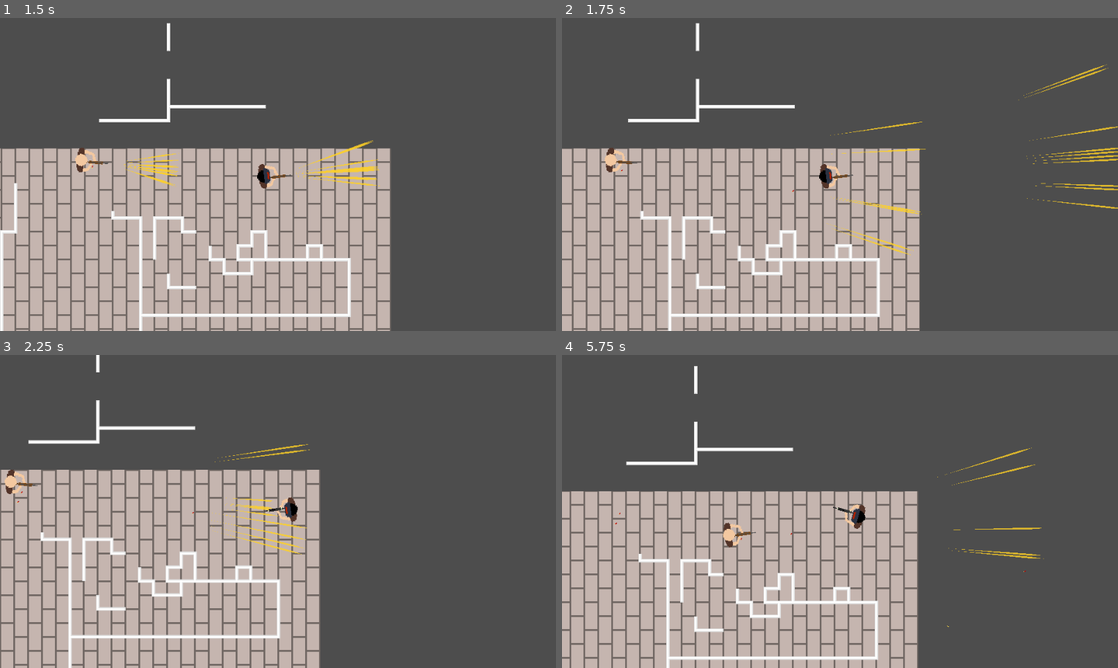
Above: before the commit, frames 1-4 (two rows, left to right).
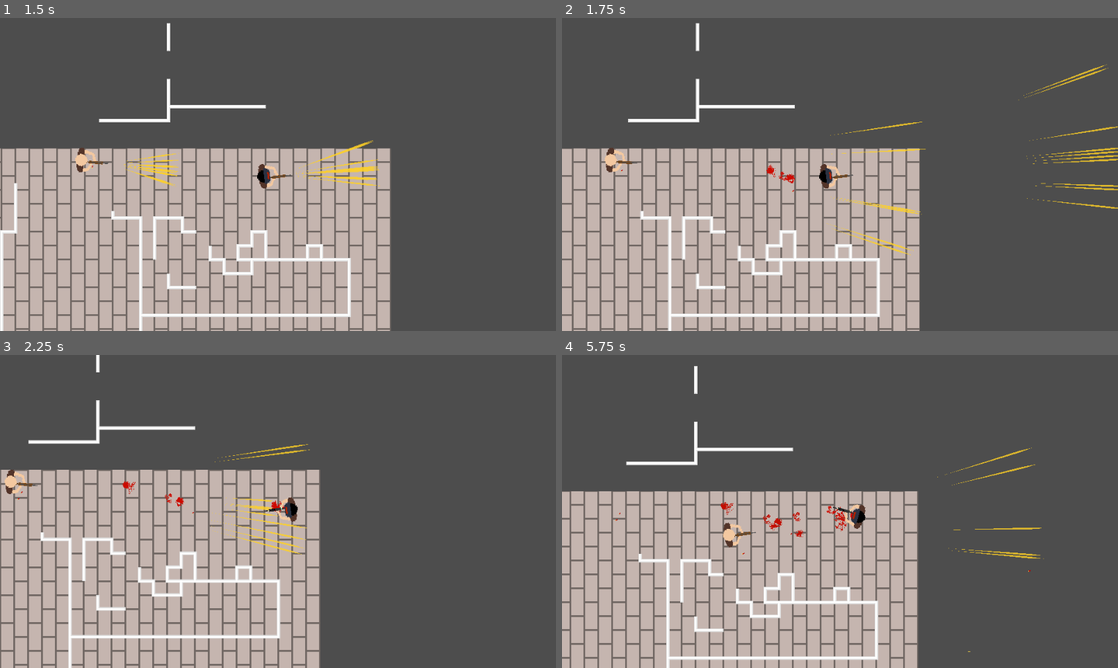
Above: after the commit, the same moments.

Repository: sparkworm/CookieJam
Game: Godot game, scene res://scenes/main.tscn
Same seed, same stepped clock (60 frames per second), same inputs: the game is played once before the commit and once after it. The engine's default icon, where the game draws it, is replaced by a stand-in: a white triangle on a blue panel in a dark square.
Inputs (mouse positions are in pixels of both pictures, inside the frame that each line leads up to):
- Up to frame 1 (1.5 s): click "Start Game" at 0.5 s; move the mouse to (400, 158) at 1.27 s; hold D (move_right) from 1.28 s (still down); click (400, 158) at 1.35 s
- Up to frame 2 (1.75 s): keep holding D (move_right)
- Up to frame 3 (2.25 s): move the mouse to (166, 527) at 2.02 s; release D (move_right) at 2.03 s; hold S (move_down) from 2.03 s (still down); right-click (166, 527) at 2.1 s
- Up to frame 4 (5.75 s): move the mouse to (895, 442) at 2.77 s; release S (move_down) at 2.78 s; hold D (move_right) 2.78-3.53 s; click (895, 442) at 2.85 s; move the mouse to (812, 574) at 3.52 s; hold W (move_up) 3.53-4.28 s; right-click (812, 574) at 3.6 s; move the mouse to (1006, 558) at 4.27 s; hold A (move_left) from 4.28 s (still down); click (1006, 558) at 4.35 s; tap R (reload) at 4.9 s; move the mouse to (673, 464) at 5.02 s; right-click (673, 464) at 5.1 s

Frame 1 is identical in both runs. In frame 2, less than 0.1% of the frame differs, in the area x 36-42%, y 46-53%; in frame 3, 0.1%; in frame 4, 0.3%, in the area x 9-85%, y 46-95%.

Commit message:
Added blood splatter and made blood change color.

Diff:
--- a/scenes/characters/character.gd
+++ b/scenes/characters/character.gd
@@ -5,6 +5,7 @@
 extends CharacterBody2D
 
 const BLOOD_POOL_DT = preload("uid://270mt62wcar")
+const BLOOD_SPLATTER_DT = preload("uid://6hxsvs3i0ofp")
 
 
 @export var health_component: HealthComponent
@@ -41,10 +42,12 @@
 	queue_free()
 
 ## ASSUME: incoming damage is a positive value
-## TODO: add blood splatter
 func take_hit(damage: int) -> void:
+	var splatter: DecalTransport = BLOOD_SPLATTER_DT.instantiate()
+	# TODO: make launch angle feel better
+	MessageBus.decal_transport_spawned.emit(global_position, PI, splatter)
+
 	health_component.change_health(-damage)
-	print(health_component.health)
 
 ## Pull the active weapon's trigger
 func pull_trigger() -> void:
--- a/scenes/effects/BloodPool.tscn
+++ /dev/null
@@ -1,17 +0,0 @@
-[gd_scene format=3 uid="uid://cxof7rv6muoir"]
-
-[ext_resource type="Script" uid="uid://cw23ypd05ie7k" path="res://scenes/effects/blood_pool.gd" id="1_1t74s"]
-[ext_resource type="Texture2D" uid="uid://dbseooyx5kmiw" path="res://textures/generic_shapes/circle7.png" id="1_kcev1"]
-
-[node name="BloodPool" type="Sprite2D" unique_id=923940925]
-self_modulate = Color(0.7723207, 0, 0.077910475, 1)
-texture = ExtResource("1_kcev1")
-offset = Vector2(0, -1)
-script = ExtResource("1_1t74s")
-
-[node name="Circle7" type="Sprite2D" parent="." unique_id=1696841290]
-self_modulate = Color(1, 0.05882353, 0, 1)
-z_index = 1
-scale = Vector2(0.789, 0.789)
-texture = ExtResource("1_kcev1")
-offset = Vector2(0, -1)
--- a/scenes/effects/blood_pool.gd
+++ b/scenes/effects/blood_pool.gd
@@ -5,11 +5,20 @@
 @export var max_scale: float = 2.0
 @export var max_scale_variation: float = 0.5
 ## The time spent "spreading" to reach full size
-@export var expansion_time: float = 2
-@export var expansion_time_variation: float = 1
+@export var expansion_time: float = 2.0
+@export var expansion_time_variation: float = 1.0
+
+## As it stands, there is currently no randomness in the time taken for blood to darken
+@export var darken_time: float = 30.0
+@export var final_color: Color = Color(0.451, 0.125, 0.043, 1.0)
 
 func _ready() -> void:
-	var final_scale: float = max_scale + randf_range(-1, 1) * max_scale_variation
-	var tween: Tween = get_tree().create_tween()
-	tween.tween_property(self, "scale", Vector2(final_scale, final_scale),
+	var final_scale: float = (max_scale + randf_range(-1, 1) * max_scale_variation)
+	# compensate for starting scale
+	final_scale *= scale.length()
+	var expansion_tween: Tween = get_tree().create_tween()
+	expansion_tween.tween_property(self, "scale", Vector2(final_scale, final_scale),
 			expansion_time + randf_range(-1, 1) * expansion_time_variation)
+
+	var darken_tween: Tween = get_tree().create_tween()
+	darken_tween.tween_property(self, "modulate", final_color, darken_time)
--- /dev/null
+++ b/scenes/effects/blood_pool.tscn
@@ -0,0 +1,20 @@
+[gd_scene format=3 uid="uid://cxof7rv6muoir"]
+
+[ext_resource type="Texture2D" uid="uid://cl2xaxociei3m" path="res://textures/generic_shapes/circle32.png" id="1_3klkb"]
+[ext_resource type="Script" uid="uid://cw23ypd05ie7k" path="res://scenes/effects/blood_pool.gd" id="2_tagwb"]
+
+[node name="BloodPool" type="Sprite2D" unique_id=923940925]
+self_modulate = Color(0.7723207, 0, 0.077910475, 1)
+scale = Vector2(0.15, 0.15)
+texture = ExtResource("1_3klkb")
+offset = Vector2(0, -1)
+script = ExtResource("2_tagwb")
+max_scale_variation = 1.0
+expansion_time = 4.0
+
+[node name="Circle7" type="Sprite2D" parent="." unique_id=1696841290]
+self_modulate = Color(1, 0.05882353, 0, 1)
+z_index = 1
+scale = Vector2(0.909, 0.909)
+texture = ExtResource("1_3klkb")
+offset = Vector2(0, -1)
--- a/scenes/effects/blood_pool_dt.tscn
+++ b/scenes/effects/blood_pool_dt.tscn
@@ -1,11 +1,11 @@
 [gd_scene format=3 uid="uid://270mt62wcar"]
 
 [ext_resource type="PackedScene" uid="uid://ce0rwt88cs64q" path="res://scenes/effects/decal_transport.tscn" id="1_cfdi4"]
-[ext_resource type="PackedScene" uid="uid://cxof7rv6muoir" path="res://scenes/effects/BloodPool.tscn" id="2_iyud8"]
+[ext_resource type="PackedScene" uid="uid://cxof7rv6muoir" path="res://scenes/effects/blood_pool.tscn" id="2_iyud8"]
 
 [node name="BloodPoolDT" unique_id=1677618239 node_paths=PackedStringArray("decal") instance=ExtResource("1_cfdi4")]
 decal = NodePath("BloodPool")
-launch_speed = 50.0
+launch_speed = 75.0
 launch_angle_variation = 3.142
 
 [node name="BloodPool" parent="." index="1" unique_id=923940925 instance=ExtResource("2_iyud8")]
--- /dev/null
+++ b/scenes/effects/blood_splatter.gd
@@ -0,0 +1,13 @@
+class_name BloodSplatter
+extends Sprite2D
+
+## As it stands, there is currently no randomness in the time taken for blood to darken
+@export var darken_time: float = 30.0
+@export var final_color: Color = Color(0.451, 0.125, 0.043, 1.0)
+
+func _ready() -> void:
+	# pick random decal
+	frame_coords.x = randi_range(0, hframes-1)
+
+	var darken_tween: Tween = get_tree().create_tween()
+	darken_tween.tween_property(self, "modulate", final_color, darken_time)
--- /dev/null
+++ b/scenes/effects/blood_splatter.tscn
@@ -0,0 +1,11 @@
+[gd_scene format=3 uid="uid://cnjuo26xumr5w"]
+
+[ext_resource type="Texture2D" uid="uid://c0adq8r48jrw2" path="res://textures/decals/blood_splatter.png" id="1_gprqw"]
+[ext_resource type="Script" uid="uid://cxfulxaws17k8" path="res://scenes/effects/blood_splatter.gd" id="1_so1kv"]
+
+[node name="BloodSplatter" type="Sprite2D" unique_id=1289754529]
+modulate = Color(0.80784315, 0.043137256, 0, 1)
+scale = Vector2(0.5, 0.5)
+texture = ExtResource("1_gprqw")
+hframes = 7
+script = ExtResource("1_so1kv")
--- /dev/null
+++ b/scenes/effects/blood_splatter_dt.tscn
@@ -0,0 +1,12 @@
+[gd_scene format=3 uid="uid://6hxsvs3i0ofp"]
+
+[ext_resource type="PackedScene" uid="uid://ce0rwt88cs64q" path="res://scenes/effects/decal_transport.tscn" id="1_412ty"]
+[ext_resource type="PackedScene" uid="uid://cnjuo26xumr5w" path="res://scenes/effects/blood_splatter.tscn" id="2_a2o1q"]
+
+[node name="BloodSplatterDT" unique_id=1677618239 node_paths=PackedStringArray("decal") instance=ExtResource("1_412ty")]
+decal = NodePath("BloodSplatter")
+launch_speed = 300.0
+launch_speed_variation = 100.0
+linear_decel = 600.0
+
+[node name="BloodSplatter" parent="." index="1" unique_id=1289754529 instance=ExtResource("2_a2o1q")]
--- a/scenes/effects/decal_transport.tscn
+++ b/scenes/effects/decal_transport.tscn
@@ -3,7 +3,6 @@
 [ext_resource type="Script" uid="uid://c443ro8dla6tj" path="res://scenes/effects/decal_transport.gd" id="1_dc2yg"]
 
 [sub_resource type="CircleShape2D" id="CircleShape2D_0hdrt"]
-radius = 8.062258
 
 [node name="DecalTransport" type="CharacterBody2D" unique_id=1677618239]
 collision_layer = 0
Not shown, added: scenes/effects/blood_splatter.gd.uid
Binary file added: textures/decals/blood_splatter.png
Not shown, added: textures/decals/blood_splatter.png.import
Binary file added: textures/generic_shapes/circle32.png
Not shown, added: textures/generic_shapes/circle32.png.import
Not shown, added: textures/decals/blood_splatter.pxo
Not shown, added: textures/generic_shapes/circle32.pxo
